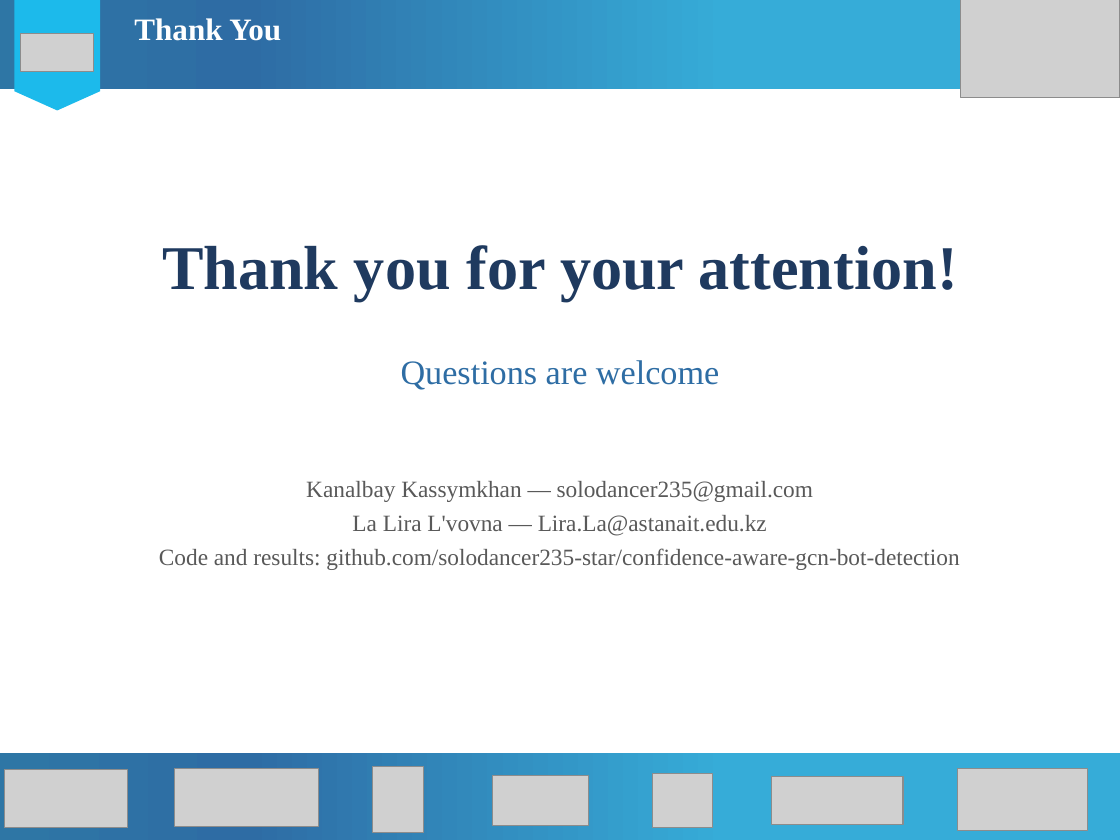
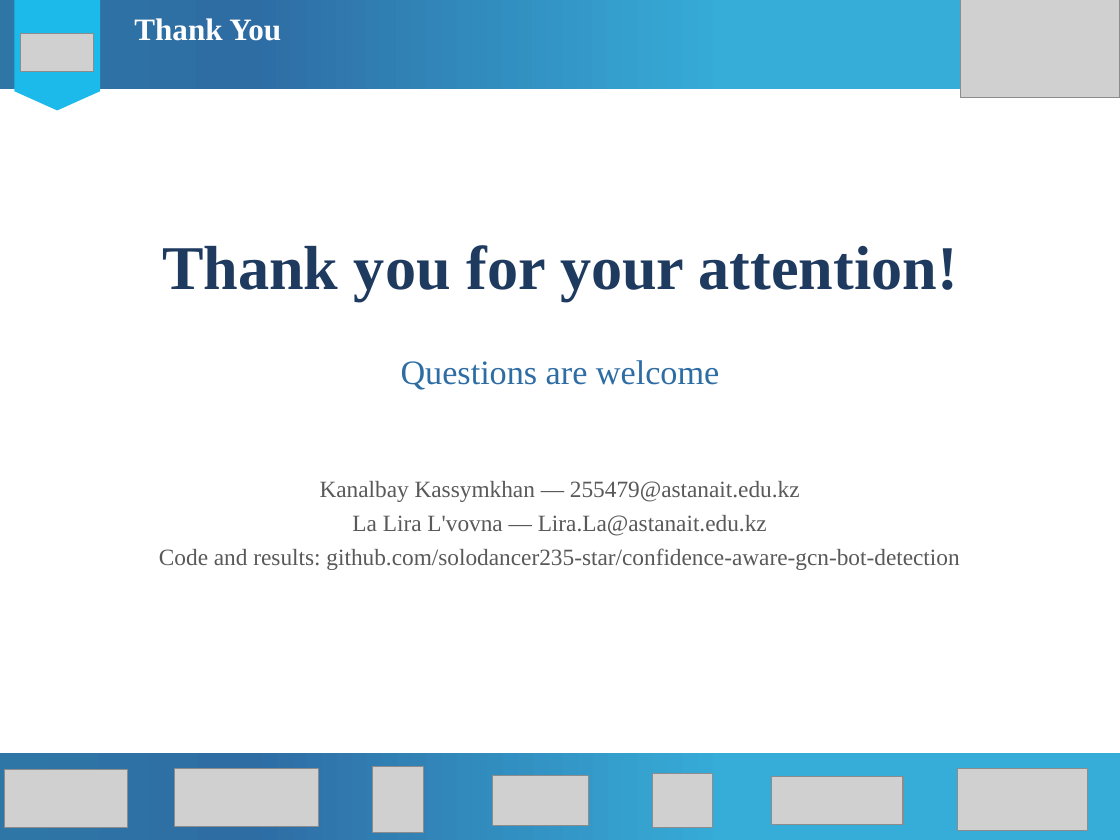
Before and after one commit to solodancer235-star/confidence-aware-gcn-bot-detection, a slide deck: slide 13 of paper_dg2027/presentation/DG2027_presentation.pptx. Drawn at 1120x840 pixels with LibreOffice and Linux fonts; fonts in the diff are those of the drawing; grey boxes stand for pictures. Boxes give left, top, right and bottom in pixels: in the first picture for what was removed or moved away, otherwise in the second. Text is boxed around its words. In the diff, an @@ line names an element or a change of style, - is before the commit and + after.

```diff
--- a/paper_dg2027/presentation/DG2027_presentation.pptx
+++ b/paper_dg2027/presentation/DG2027_presentation.pptx
@@ text at (x1=320, y1=481, x2=800, y2=502): text changed @@
-Kanalbay Kassymkhan — solodancer235@gmail.com
+Kanalbay Kassymkhan — 255479@astanait.edu.kz
```
Also in this commit, not shown: 7 other files.
